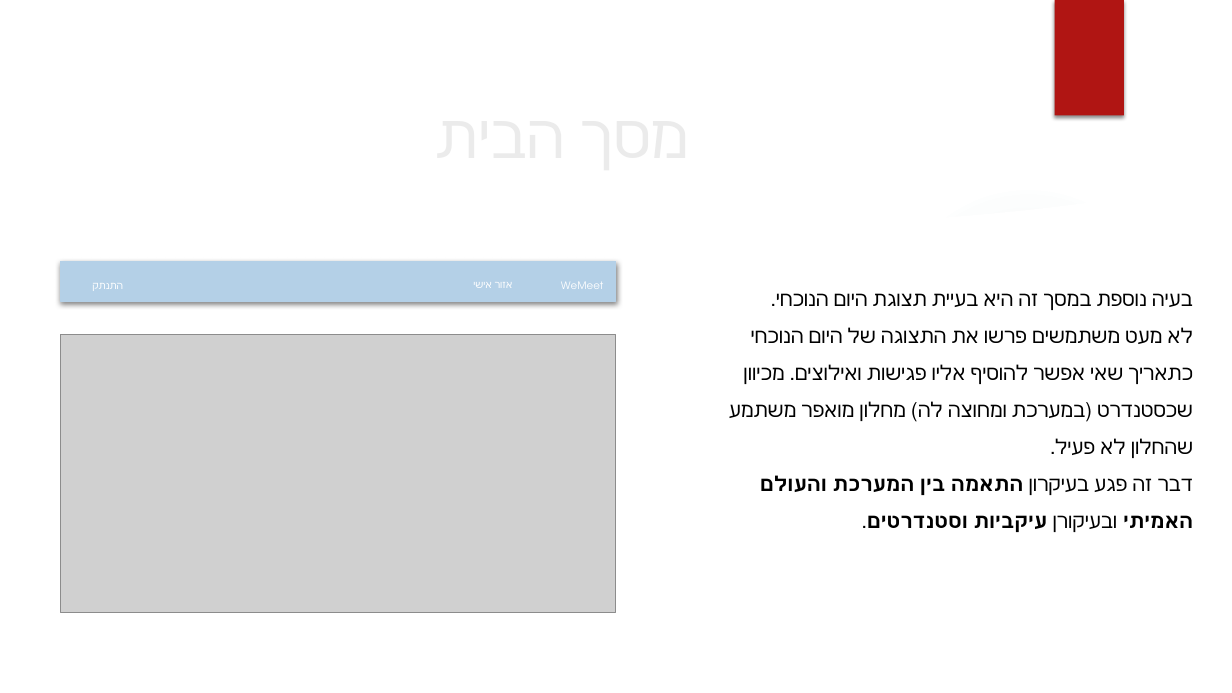
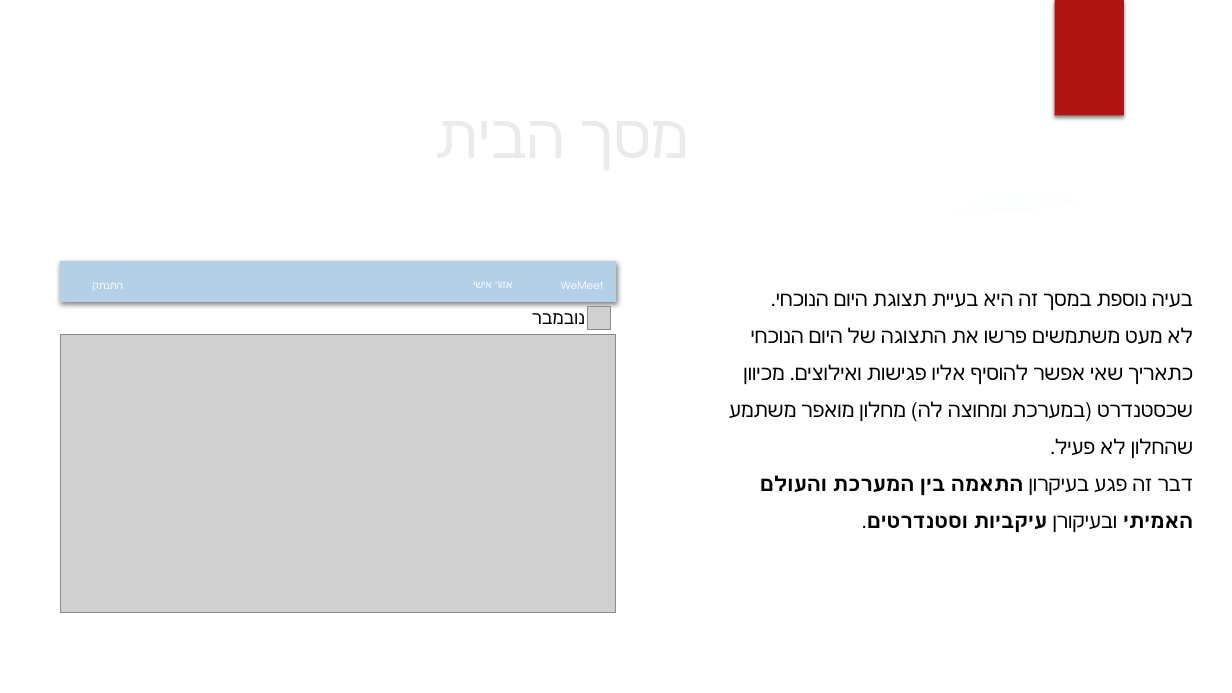
Before and after one commit to golankiviti/WeMeet, a slide deck: slide 49 of ux_course/מצגת סופית להגשה.pptx (slide 48 before the commit). Drawn at 1232x693 pixels with LibreOffice and Linux fonts; fonts in the diff are those of the drawing; grey boxes stand for pictures; background and template pictures are left out. Boxes give left, top, right and bottom in pixels: in the first picture for what was removed or moved away, otherwise in the second. Text is boxed around its words. In the diff, an @@ line names an element or a change of style, - is before the commit and + after.

```diff
--- a/ux_course/מצגת סופית להגשה.pptx
+++ b/ux_course/מצגת סופית להגשה.pptx
@@ text added at (532, 313, 585, 324), 14 pt, text #000000 @@
+נובמבר
@@ picture added at (588, 306, 611, 329) @@
```
Also in this commit, not shown: 7 slides added.
